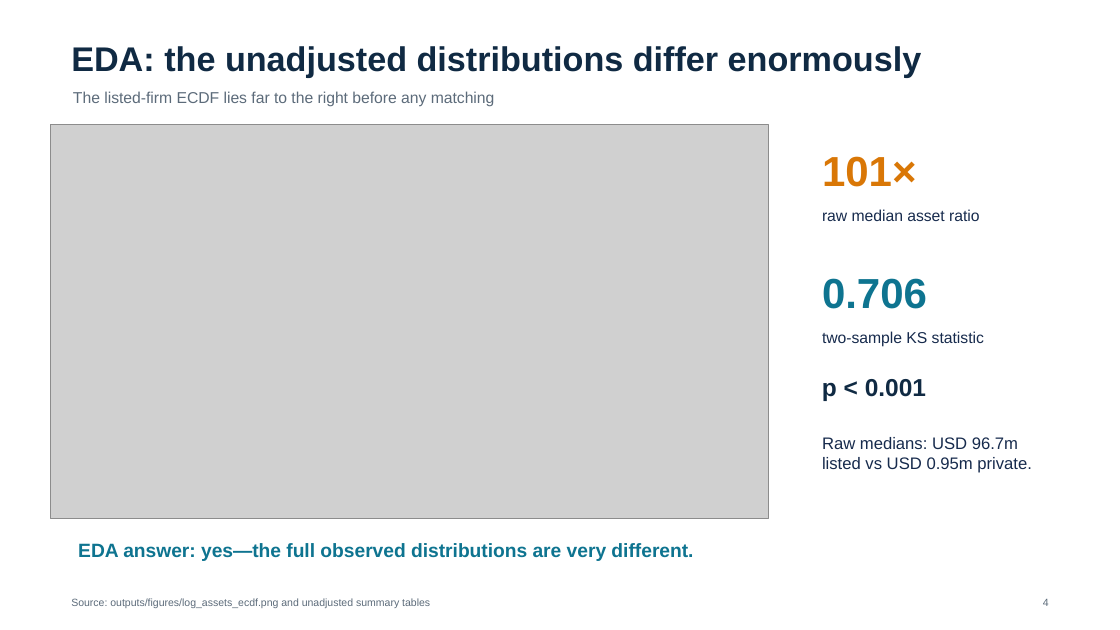
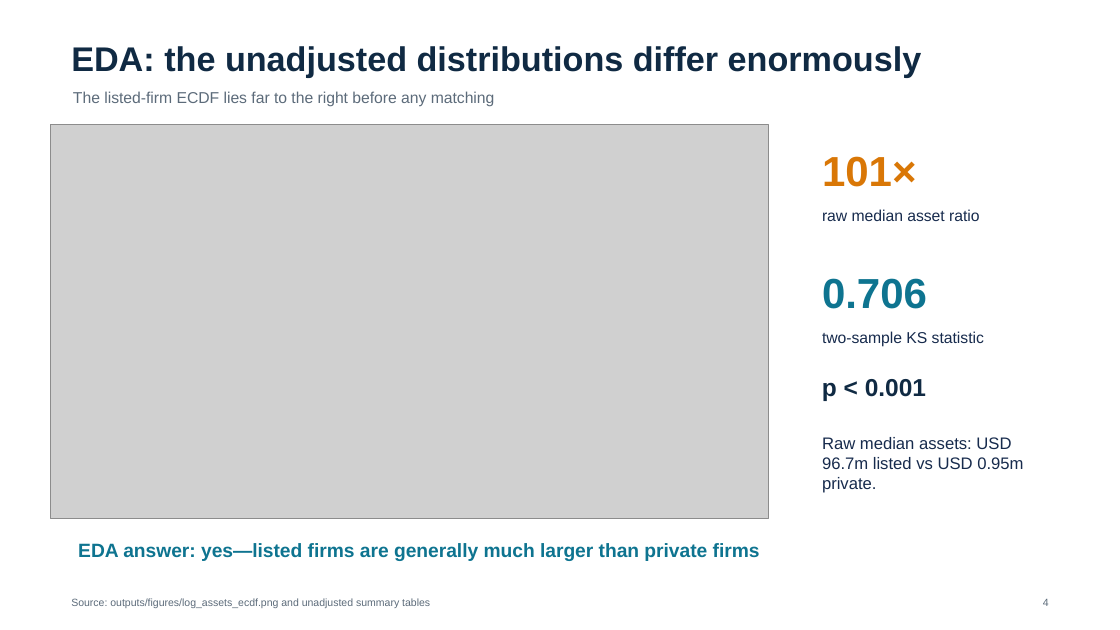
Before and after one commit to mljiang2026-oss/ds607-singapore-firm-size, a slide deck: slide 4 of outputs/presentation/DS607_GP_01548385_slides.pptx. Drawn at 1120x630 pixels with LibreOffice and Linux fonts; fonts in the diff are those of the drawing; grey boxes stand for pictures. Boxes give left, top, right and bottom in pixels: in the first picture for what was removed or moved away, otherwise in the second. Text is boxed around its words. In the diff, an @@ line names an element or a change of style, - is before the commit and + after.

```diff
--- a/outputs/presentation/DS607_GP_01548385_slides.pptx
+++ b/outputs/presentation/DS607_GP_01548385_slides.pptx
@@ text at [822,437,1023,493]: text changed @@
-Raw medians: USD 96.7m listed vs USD 0.95m private.
+Raw median assets: USD 96.7m listed vs USD 0.95m private.
@@ text at [78,543,760,561]: text changed @@
-EDA answer: yes—the full observed distributions are very different.
+EDA answer: yes—listed firms are generally much larger than private firms
```
Also in this commit, not shown: 3 other slides changed, 1 other file.
